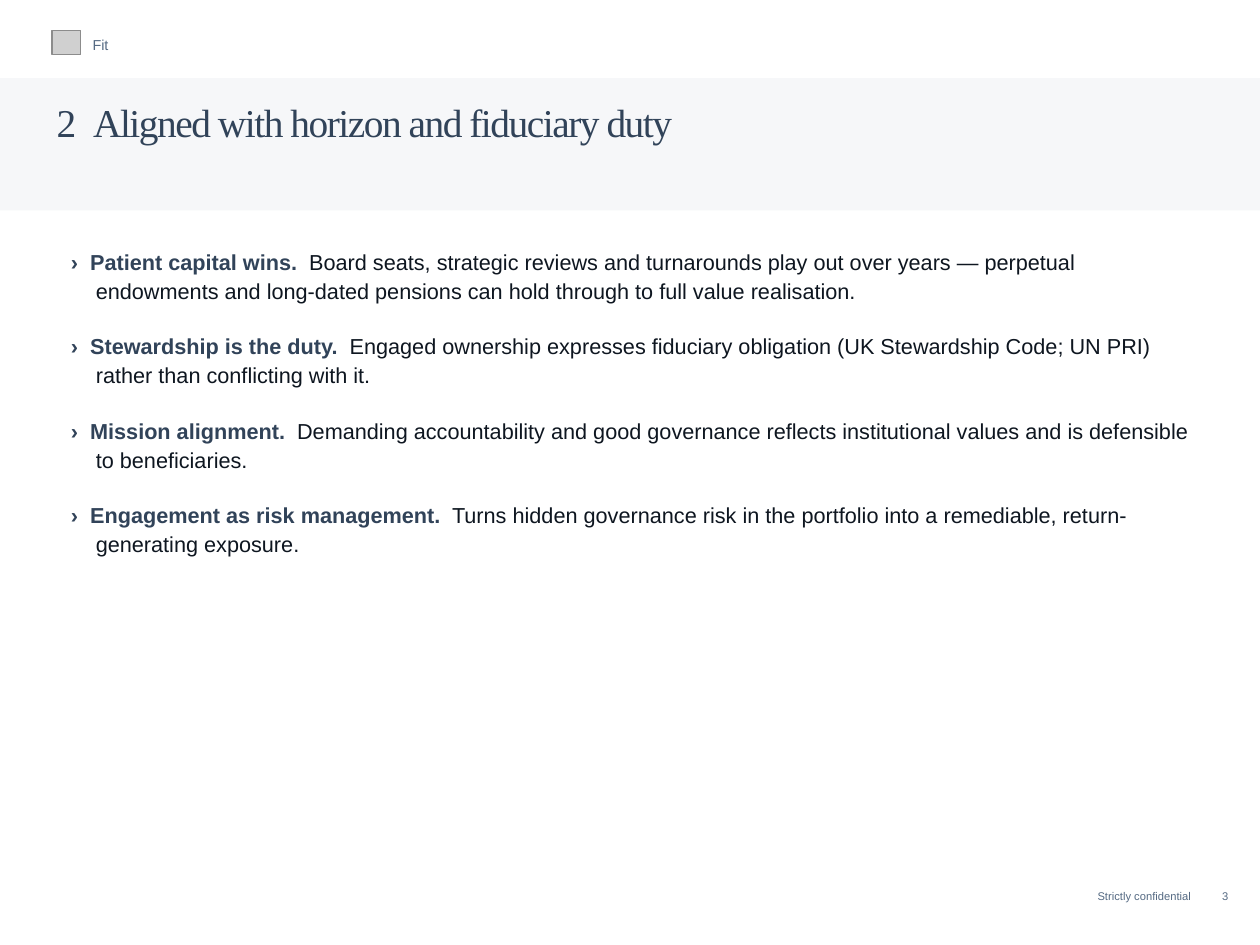
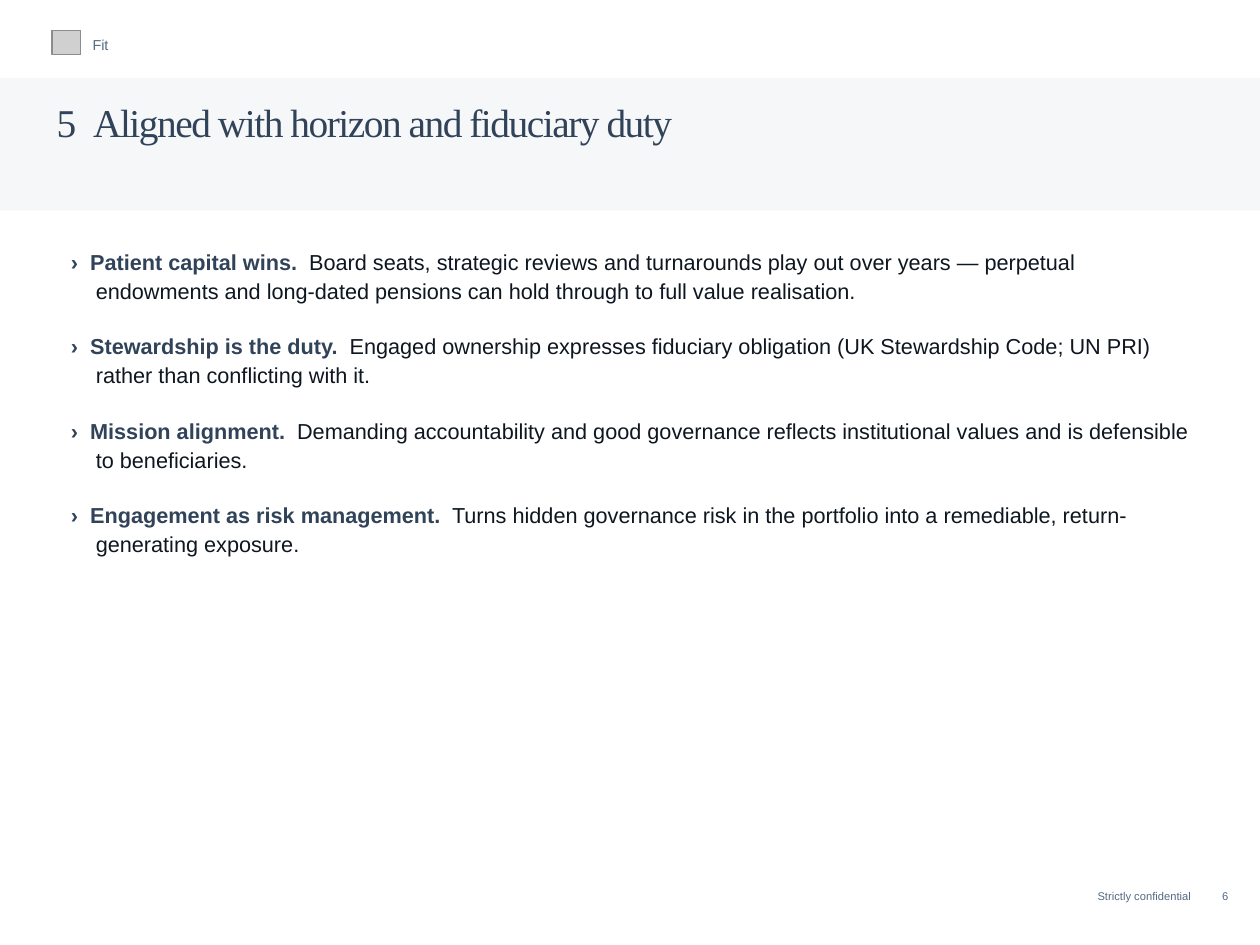
Before and after one commit to charette-lab/Claude, a slide deck: slide 8 of Athanase_Engaged_Ownership_Allocator_Deck.pptx (slide 5 before the commit). Drawn at 1260x945 pixels with LibreOffice and Linux fonts; fonts in the diff are those of the drawing; grey boxes stand for pictures. Boxes give left, top, right and bottom in pixels: in the first picture for what was removed or moved away, otherwise in the second. Text is boxed around its words. In the diff, an @@ line names an element or a change of style, - is before the commit and + after.

```diff
--- a/Athanase_Engaged_Ownership_Allocator_Deck.pptx
+++ b/Athanase_Engaged_Ownership_Allocator_Deck.pptx
@@ text at box(57, 109, 673, 145): text changed @@
-2 Aligned with horizon and fiduciary duty
+5 Aligned with horizon and fiduciary duty
@@ text at box(1098, 892, 1228, 903): text changed @@
-Strictly confidential 3
+Strictly confidential 6
```
Also in this commit, not shown: 58 other slides changed, 3 slides added, 1 other file.
